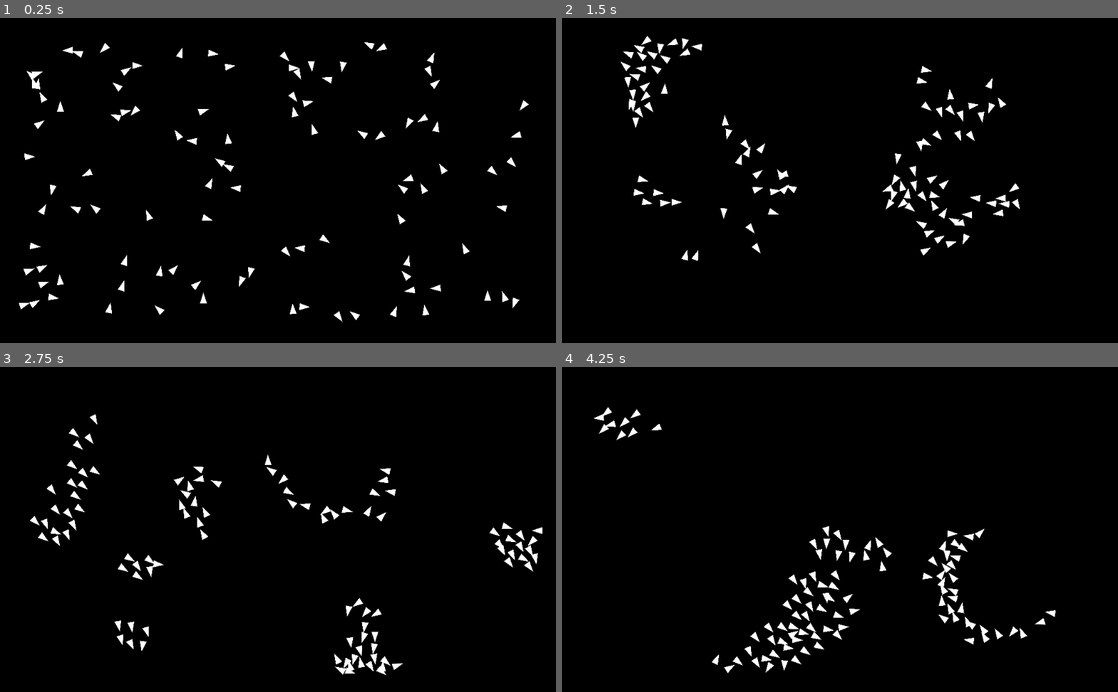
Above: before the commit, frames 1-4 (two rows, left to right).
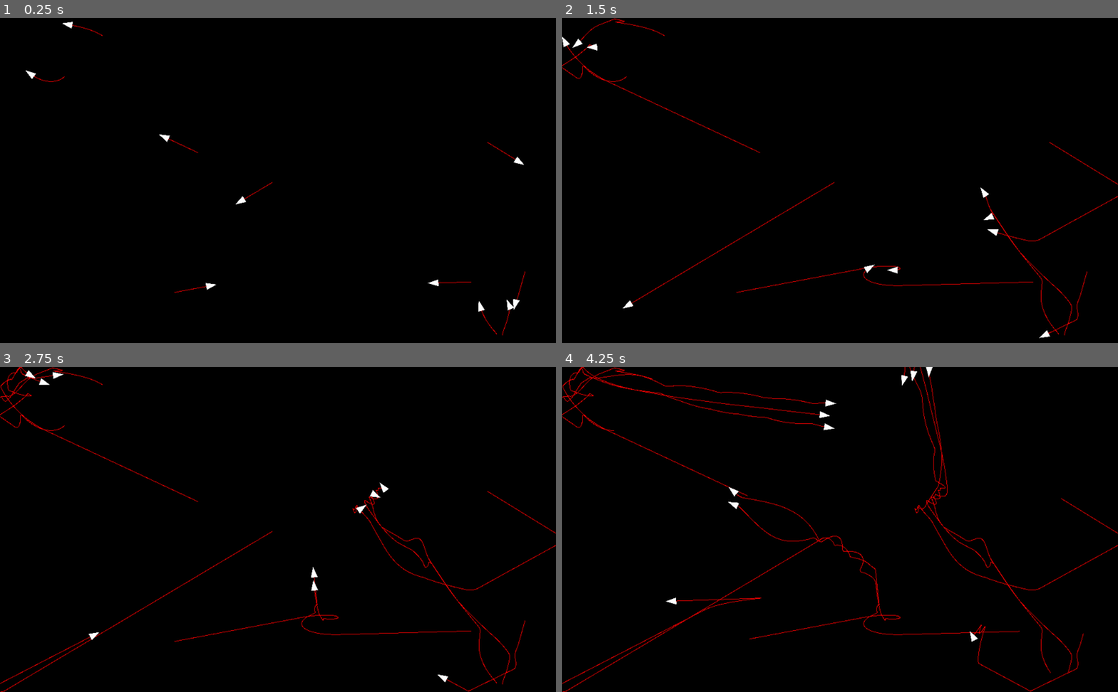
Above: after the commit, the same moments.

Repository: FlanGrande/BoidsGodotNode
Game: Godot game, scene res://BoidNode2D.tscn
Two runs of this game, one before a commit and one after it. Both use one fixed random seed, a clock stepped at 60 frames per second and the inputs below.
Inputs (mouse positions are in pixels of both pictures, inside the frame that each line leads up to):
- Up to frame 1 (0.25 s): no input
- Up to frame 2 (1.5 s): move the mouse to (962, 164) at 0.52 s; move the mouse to (728, 196) at 1.27 s
- Up to frame 3 (2.75 s): move the mouse to (333, 458) at 2.02 s
- Up to frame 4 (4.25 s): move the mouse to (812, 594) at 2.77 s; move the mouse to (1006, 578) at 3.52 s

The runs differ from the first frame. In frame 1, 2.8% of the frame differs, in the area x 3-96%, y 1-98%; in frame 2, 3.6%; in frame 3, 4.0%; in frame 4, 4.8%, in the area x 0-100%, y 0-100%.

Commit message:
Added trail option.
Now you can enable a trail for the boids, with some modifiable options.

Diff:
--- a/Boid.gd
+++ b/Boid.gd
@@ -12,14 +12,46 @@
 var offset = 10
 # Boid history of positions?
 var history = []
+var historyLength = 20
+
+var trailEnabled = false
+var trailColor = Color(1.0, 0.0, 0.0, 1.0)
+var trailWidth = 1.0
+var trailLine2D : Line2D
 
 func _ready():
+	z_index = 1
 	pass
 
-func initBoid(window_width, window_height):
+func initBoid(window_width, window_height, trail_enabled, trail_color, trail_width, history_length):
 	x = rand_range(0, window_width)
 	y = rand_range(0, window_height)
 	dx = rand_range(0, d) - offset
 	dy = rand_range(0, d) - offset
 	history = []
+	trailEnabled = trail_enabled
+	trailColor = trail_color
+	trailWidth = trail_width
+	historyLength = history_length
+
+	if(trailEnabled):
+		trailLine2D = Line2D.new()
+		trailLine2D.default_color = trailColor
+		trailLine2D.width = trailWidth
+		trailLine2D.z_index = -1
+		add_child(trailLine2D)
+
 	return self
+
+func _process(delta):
+	trailLine2D.clear_points()
+	if(trailEnabled):
+		for point in history:
+			trailLine2D.add_point(to_local(Vector2(point[0], point[1])))
+
+func addToHistory(var point : Vector2, var index : int):
+	history.push_back(point)
+
+	if(history.size() > historyLength): # This will probably give me some issues.
+		history.pop_front() # This will probably give me some issues.
+		trailLine2D.remove_point(0)
--- a/BoidNode.gd
+++ b/BoidNode.gd
@@ -38,7 +38,10 @@
 export(float, 0, 9999.0) var avoidMouseMinDistance = 100 # The distance to stay away from other boids # CONST?
 export(float, -999.0, 999.0) var avoidMouseFactor = 0.05 # Adjust velocity by this % # CONST?
 
-export(int, 0, 1000) var boidHistoryLength = 50 # Also trail length
+export(bool) var trailEnabled = false
+export(Color) var trailColor = Color(1.0, 0.0, 0.0, 1.0)
+export(float) var trailWidth = 1.0
+export(int, 0, 1000) var boidHistoryLength = 20 # Also trail length
 
 
 var boids = []
@@ -47,11 +50,12 @@
 func _ready():
 	for i in range(numBoids):
 		var new_boid = boid_scene.instance()
-		boids.push_back(new_boid.initBoid(window_width, window_height))
+		boids.push_back(new_boid.initBoid(window_width, window_height, trailEnabled, trailColor, trailWidth, boidHistoryLength))
 		add_child(new_boid)
 
 # Called every frame. 'delta' is the elapsed time since the previous frame.
 func _process(delta):
+	var i = 0
 	for boid in boids:
 		# Update the velocities according to each rule
 		flyTowardsCenter(boid)
@@ -67,11 +71,10 @@
 		#Update the position based on the current velocity
 		boid.x += boid.dx;
 		boid.y += boid.dy;
-		boid.history.push_back([boid.x, boid.y])
-		if(boid.history.size() > boidHistoryLength): # This will probably give me some issues.
-			boid.history.pop_front() # This will probably give me some issues.
+		boid.addToHistory(Vector2(boid.x, boid.y), i)
 
 		drawBoid(boid)
+		i += 1
 
 
 # Constrain a boid to within the window. If it gets too close to an edge,
@@ -191,9 +194,6 @@
 func drawBoid(boid : Boid):
 	boid.position = Vector2(boid.x, boid.y)
 	boid.rotation = atan2(boid.dx, -boid.dy)
-	#move_to
-	#draw_trail
-	pass
 
 func _input(event):
 	if event is InputEventMouseMotion:
--- a/BoidNode2D.tscn
+++ b/BoidNode2D.tscn
@@ -23,6 +23,10 @@
 
 [node name="BoidNode" type="Node2D" parent="."]
 script = ExtResource( 1 )
+numBoids = 10
+keepWithinBoundsMargin = 2.0
+trailEnabled = true
+boidHistoryLength = 250
 
 [node name="Camera2D" type="Camera2D" parent="."]
 position = Vector2( 512, 300 )
